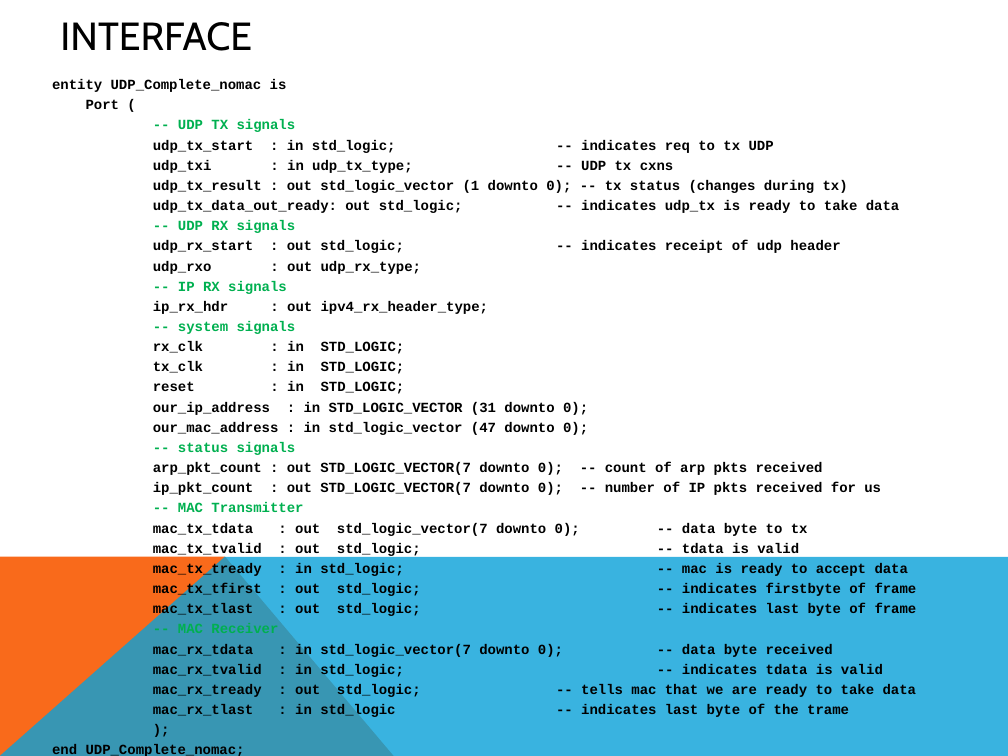
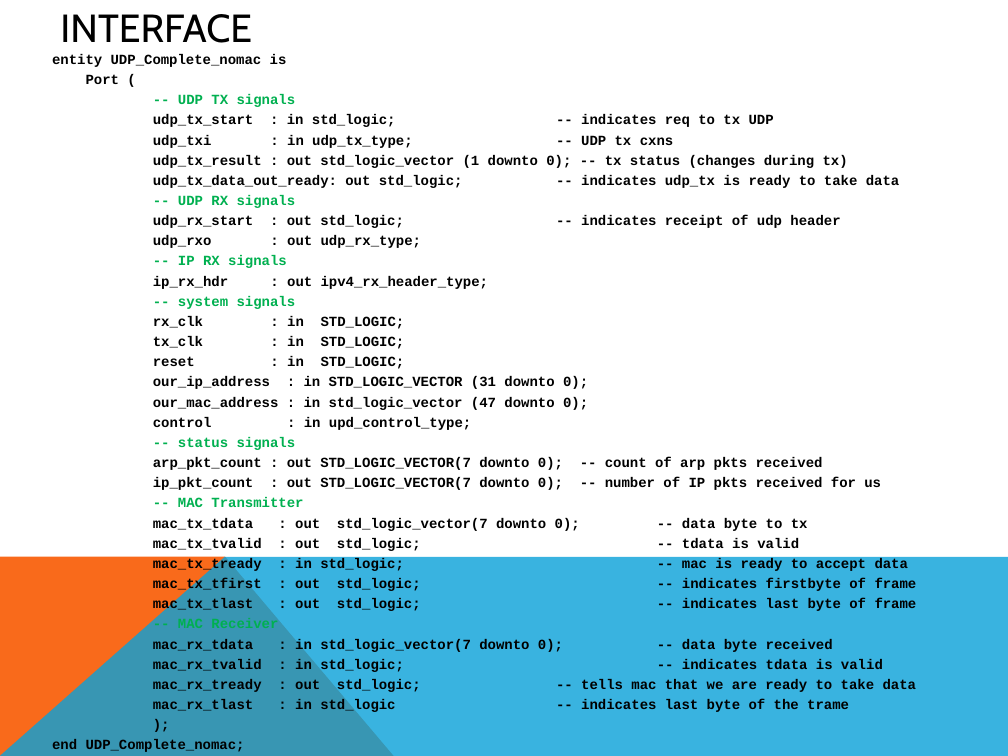
Before and after one commit to freecores/udp_ip_stack, a slide deck: slide 7 of doc/src/UDP_IP_Stack.pptx. Drawn at 1008x756 pixels with LibreOffice and Linux fonts; fonts in the diff are those of the drawing. Boxes give left, top, right and bottom in pixels: in the first picture for what was removed or moved away, otherwise in the second. Text is boxed around its words. In the diff, an @@ line names an element or a change of style, - is before the commit and + after.

Commit message:
V1.3 - ARP timeout and ARP cache reset control

```diff
--- a/doc/src/UDP_IP_Stack.pptx
+++ b/doc/src/UDP_IP_Stack.pptx
@@ title "INTERFACE" moved from (x1=60, y1=22, x2=252, y2=51) to (x1=60, y1=14, x2=252, y2=43) @@
@@ text "entity UDP_Complete_nomac is" moved from (x1=52, y1=79, x2=917, y2=719) to (x1=52, y1=54, x2=917, y2=694) @@
@@ text at (x1=153, y1=417, x2=471, y2=430): paragraph added @@
+control : in upd_control_type;
```
Also in this commit, not shown: 7 other slides changed, 17 other files.
